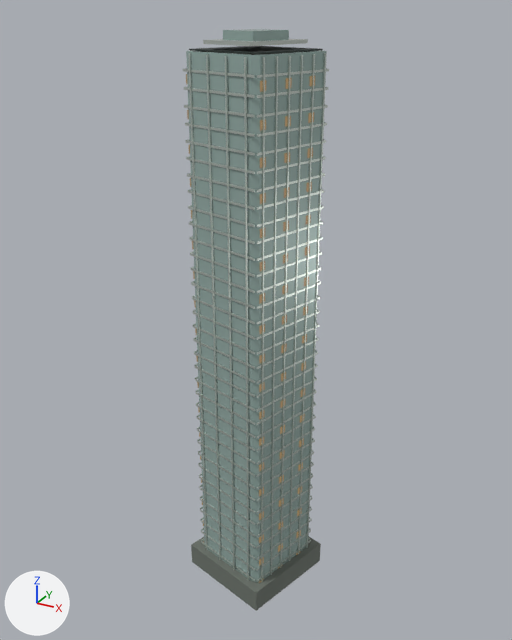
The Blender file landmarks/assets/andaz.blend: old version first, new version second.
One viewpoint serves both versions: a 50 mm lens placed at (140.0, -250.0, 260.0), pointed at (2.0, 2.0, 134.0). The lights are fixed; the arrows at lower left show +X, +Y and +Z. The older version comes first.

Names of what the first picture shows: 'crown_box', 'crown_box.001', 'envelope', 'fins', 'floor_bands', 'night_windows', 'podium', 'roof_deck'.
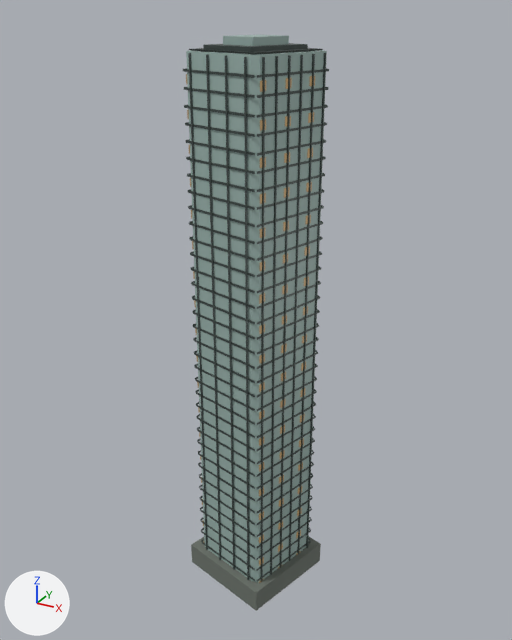
Pixel boxes (x1, y1, x2, y2) of what changed, in the pictures (512 x 640 px):
```json
{"object": "fins", "change": "recoloured", "before": [188, 53, 326, 582], "after": [188, 53, 326, 582], "on screen": "light grey to dark grey"}
{"object": "floor_bands", "change": "recoloured", "before": [183, 68, 329, 582], "after": [183, 68, 329, 582]}
{"object": "crown_box", "change": "recoloured, reshaped", "before": [203, 39, 308, 46], "after": [203, 43, 308, 52]}
{"object": "crown_box.001", "change": "reshaped", "before": [223, 29, 289, 41], "after": [223, 35, 289, 46], "on screen": "8% shorter"}
{"part": 1, "of": "me_crown_box", "change": "rebuilt", "after": [203, 43, 308, 52], "on screen": "not visible before"}
{"part": 2, "of": "me_crown_box", "change": "deleted", "before": [250, 39, 308, 46]}
{"part": 3, "of": "me_crown_box", "change": "deleted", "before": [203, 40, 250, 46]}
{"part": 4, "of": "me_crown_box", "change": "deleted", "before": [214, 39, 305, 42]}
{"part": 5, "of": "me_crown_box_001", "change": "rebuilt", "after": [223, 35, 289, 46], "on screen": "not visible before"}
{"part": 6, "of": "me_crown_box_001", "change": "deleted", "before": [253, 30, 289, 41]}
{"part": 7, "of": "me_crown_box_001", "change": "deleted", "before": [223, 30, 253, 41]}
{"part": 8, "of": "me_crown_box_001", "change": "deleted", "before": [235, 29, 271, 31]}
```

Edits to the scene script, one JSON object a line:
```json
{"op": "set", "path": "mat_metal.base_color", "old": "(0.665, 0.723, 0.672)", "new": "(0.0685, 0.0908, 0.0844)", "note": "light grey #d5ddd6 -> dark grey #4a5552"}
{"block": "me_crown_box", "where": "# used by ob_crown_box; location = (0.0, 0.0, 0.0)"}
{"op": "remove", "block": "me_crown_box", "code": "me_crown_box.from_pydata(...)  # 24 vertices, 6 faces; spans x -12.6..19.1, y -19.0..17.3, z 247.7..249.1"}
{"op": "add", "block": "me_crown_box", "code": "me_crown_box.from_pydata(...)  # 8 vertices, 6 faces; spans x -12.6..19.1, y -19.0..17.3, z 245.9..247.4"}
{"block": "me_crown_box", "change": "me_crown_box part 1: the loose piece of 4 vertices spanning x -12.6..19.1, y -19.0..17.3, z 247.7 is rebuilt with 8 vertices and now spans x -12.6..19.1, y -19.0..17.3, z 245.9..247.4"}
{"block": "me_crown_box", "change": "me_crown_box part 2: the loose piece of 4 vertices spanning x 10.7..19.1, y -19.0..10.7, z 247.7..249.1 is deleted"}
{"block": "me_crown_box", "change": "me_crown_box part 3: the loose piece of 4 vertices spanning x -12.6..10.7, y -19.0..-12.4, z 247.7..249.1 is deleted"}
{"block": "me_crown_box", "change": "me_crown_box part 4: the loose piece of 4 vertices spanning x -12.6..19.1, y -19.0..17.3, z 249.1 is deleted"}
{"block": "me_crown_box", "change": "other edits to the shape of me_crown_box do not show in these pictures"}
{"block": "me_crown_box_001", "where": "# used by ob_crown_box_001; location = (0.0, 0.0, 0.0)"}
{"op": "remove", "block": "me_crown_box_001", "code": "me_crown_box_001.from_pydata(...)  # 24 vertices, 6 faces; spans x -6.9..13.3, y -12.1..10.4, z 248.8..252.4"}
{"op": "add", "block": "me_crown_box_001", "code": "me_crown_box_001.from_pydata(...)  # 8 vertices, 6 faces; spans x -6.9..13.3, y -12.1..10.4, z 247.2..250.4"}
{"block": "me_crown_box_001", "change": "me_crown_box_001 part 5: the loose piece of 4 vertices spanning x -6.9..13.3, y -12.1..10.4, z 248.8 is rebuilt with 8 vertices and now spans x -6.9..13.3, y -12.1..10.4, z 247.2..250.4"}
{"block": "me_crown_box_001", "change": "me_crown_box_001 part 6: the loose piece of 4 vertices spanning x 8.2..13.3, y -12.1..6.2, z 248.8..252.4 is deleted"}
{"block": "me_crown_box_001", "change": "me_crown_box_001 part 7: the loose piece of 4 vertices spanning x -6.9..8.2, y -12.1..-7.8, z 248.8..252.4 is deleted"}
{"block": "me_crown_box_001", "change": "me_crown_box_001 part 8: the loose piece of 4 vertices spanning x -6.9..13.3, y -12.1..10.4, z 252.4 is deleted"}
{"block": "me_crown_box_001", "change": "other edits to the shape of me_crown_box_001 do not show in these pictures"}
```
